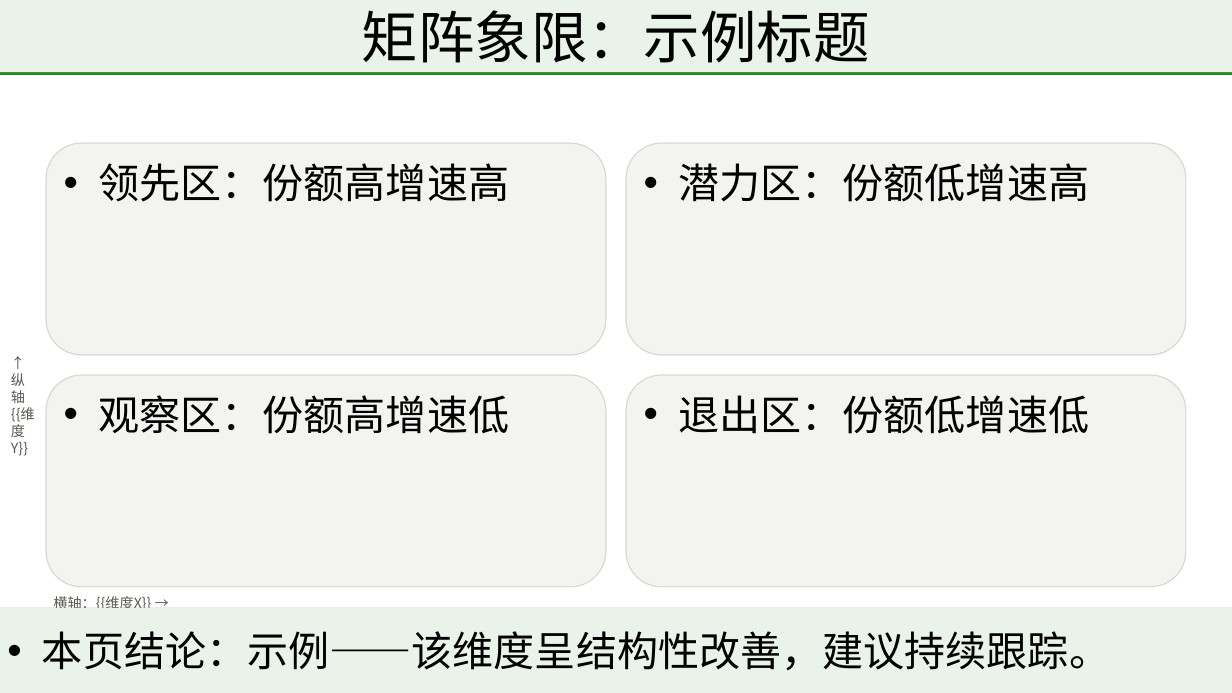
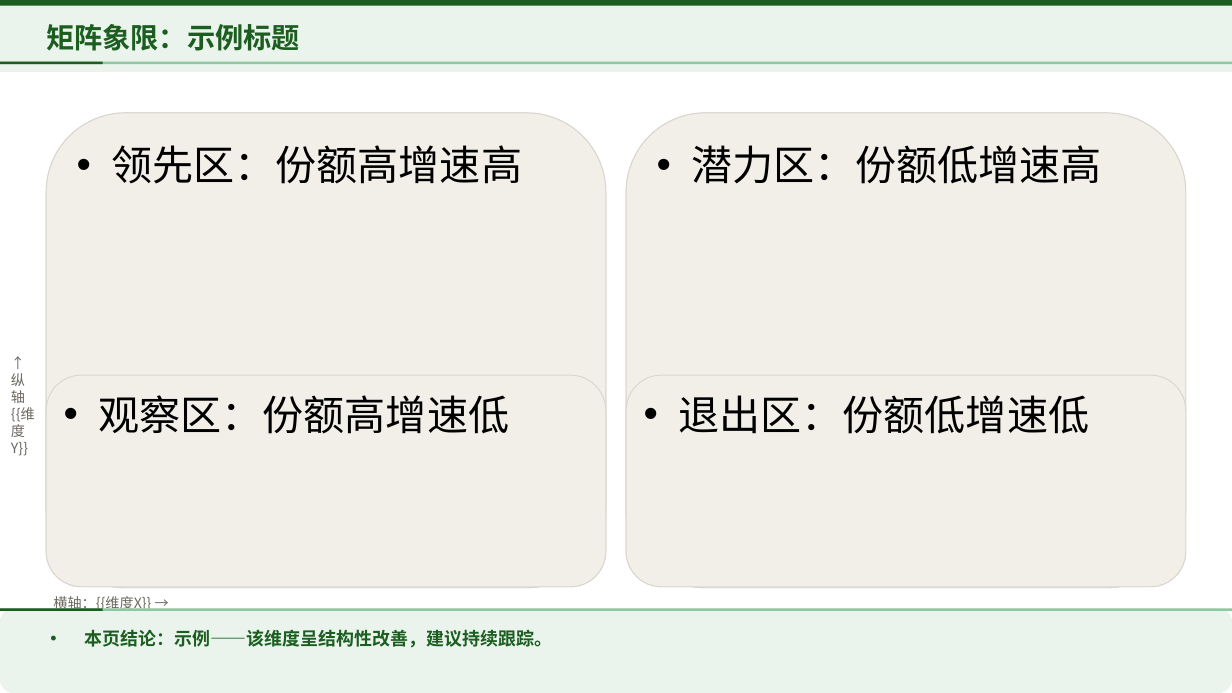
Before and after one commit to KeeganChang/research-temp, a slide deck: slide 14 of docs/templates/行业分析母版.pptx. Drawn at 1232x693 pixels with LibreOffice and Linux fonts; fonts in the diff are those of the drawing. Boxes give left, top, right and bottom in pixels: in the first picture for what was removed or moved away, otherwise in the second. Text is boxed around its words. In the diff, an @@ line names an element or a change of style, - is before the commit and + after.

Commit message:
优化(template): 行业分析母版 UI 改版——标题/结论贴边、深绿主色系、顶饰条与结论层级提升
- 标题、结论占位符改为满宽贴边（左右/上下贴齐页面边）
- 品牌色改为深绿主色系，标题区/结论区铺极浅绿底纹带
- 顶部新增满宽深绿顶饰条作为品牌强信号
- 标题带压薄至48pt并文字垂直居中；正文上移消除与标题间的断裂空白
- 结论字号提至14pt，'本页结论：'加粗深绿
- 清理旧版式层残留装饰（黑竖条/灰线/暗色结论带）
- 14个内容页统一，封面/章节页保持不变

```diff
--- a/docs/templates/行业分析母版.pptx
+++ b/docs/templates/行业分析母版.pptx
@@ title "矩阵象限：示例标题" at (0,0,1232,72): size 44 to 22 pt, font Calibri to Noto Sans CJK SC, text colour #000000 to #1B5E20, bold on; alignment centre to left; vertical alignment middle to top; fill #E9F3E9 to #EAF4ED @@
@@ rectangle added at (0,0,1232,6), fill #1B5E20 @@
@@ rectangle removed at (0,72,1232,75) @@
@@ rectangle added at (0,62,1232,65), fill #8CC9A0 @@
@@ rectangle added at (0,62,103,65), fill #1B5E20 @@
@@ text "领先区：份额高增速高": place and size @@
-text "领先区：份额高增速高" at (46,143,606,355)
+text "领先区：份额高增速高" at (46,113,606,588)
@@ fill #F3F4F0 to #F1EFE8 in 4 elements at (46,375,606,587), (627,375,1187,587), (46,113,606,588), (627,113,1187,588) @@
@@ text "潜力区：份额低增速高": place and size @@
-text "潜力区：份额低增速高" at (627,143,1187,355)
+text "潜力区：份额低增速高" at (627,113,1187,588)
@@ text "↑ 纵轴" at (11,373,35,456): text colour #5A5750 to #6B6861 @@
@@ text "横轴：{{维度X}} →" at (53,596,151,611): text colour #5A5750 to #6B6861 @@
@@ text "本页结论：示例——该维度呈结构性改善，建议持续跟踪。" at (0,608,1232,693): size 32 to 14 pt, font Calibri to Noto Sans CJK SC, text colour #000000 to #1B5E20, bold on; less space between paragraphs; vertical alignment middle to top; fill #E9F3E9 to #EAF4ED @@
@@ rectangle removed at (0,608,1232,611) @@
@@ rectangle added at (0,608,1232,611), fill #8CC9A0 @@
@@ rectangle added at (0,608,103,611), fill #1B5E20 @@
```
Also in this commit, not shown: 19 other slides changed.
